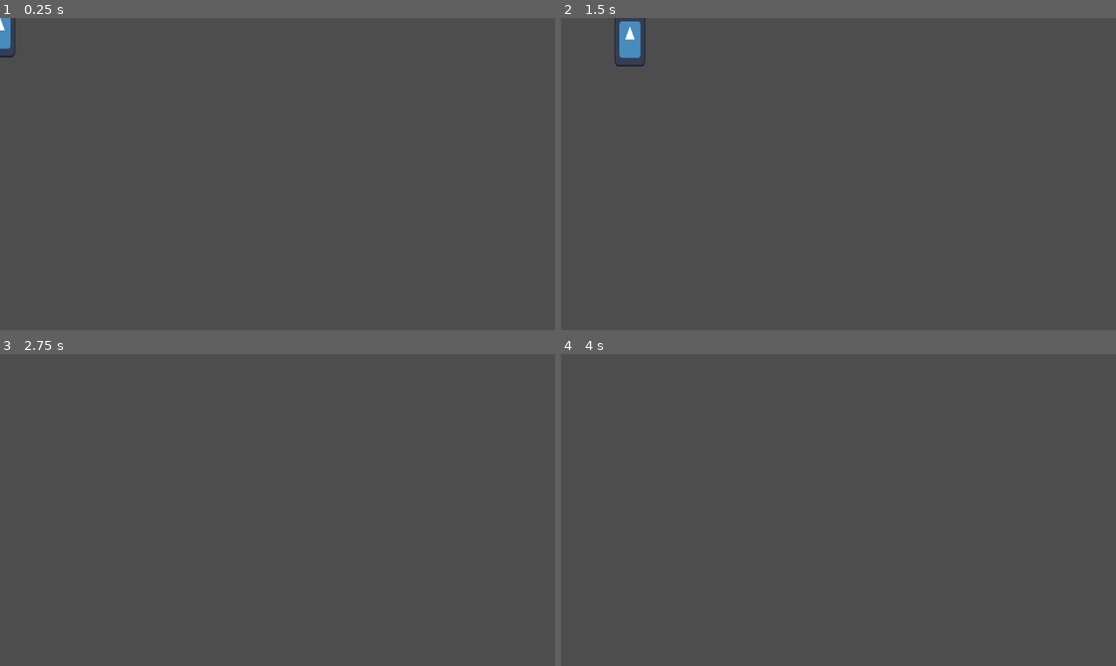
Above: before the commit, frames 1-4 (two rows, left to right).
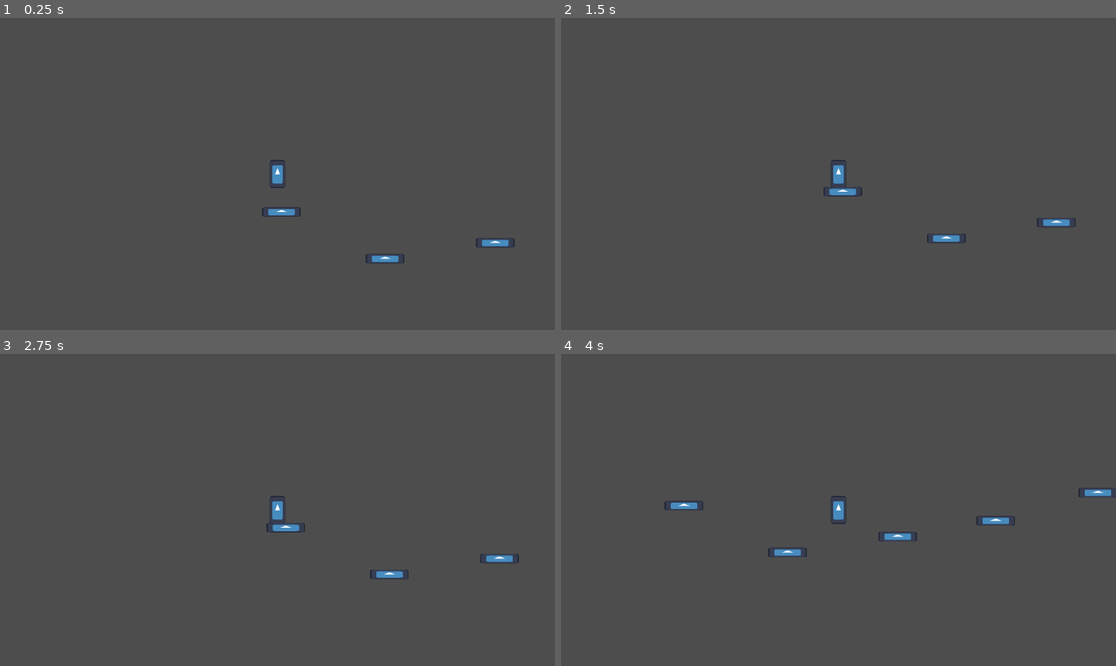
Above: after the commit, the same moments.

Repository: ecclepe-droid/Trippple-Jump
Game: Godot game, scene res://Scenes/level_1.tscn
The game is run twice, just before and just after one commit, with the same random seed, the same clock (stepped at 60 frames per second) and the same inputs. Before the commit the project starts from res://Scenes/player.tscn. The engine's default icon, where the game draws it, is replaced by a stand-in: a white triangle on a blue panel in a dark square.
Inputs:
- Up to frame 1 (0.25 s): no input
- Up to frame 2 (1.5 s): hold D (right) 0.53-1.28 s; hold Space (jump) 0.53-1.28 s; tap S (Sprint) at 0.6 s; hold A (left) from 1.28 s (still down); tap Space (jump) at 1.35 s
- Up to frame 3 (2.75 s): tap Space (jump) at 1.52, 1.82 s; tap S (Sprint) at 1.55, 2.1 s; release A (left) at 2.03 s; hold D (right) from 2.03 s (still down); hold Space (jump) from 2.03 s (still down)
- Up to frame 4 (4 s): tap Enter at 2.75 s; release Space (jump) at 2.78 s; tap S (Sprint) at 2.85 s; tap Space (jump) at 3.02, 3.32 s; release D (right) at 3.53 s; hold A (left) from 3.53 s (still down); hold Space (jump) from 3.53 s (still down)

The runs differ from the first frame. In frame 1, 0.8% of the frame differs, in the area x 0-93%, y 0-79%; in frame 2, 1.1%, in the area x 9-93%, y 0-73%; in frame 3, 0.5%; in frame 4, 0.8%.

Commit message:
on platform jump restrictions (you can no longer jump in the air)

Diff:
--- /dev/null
+++ b/triple-jump/Scenes/basic_platform.tscn
@@ -0,0 +1,16 @@
+[gd_scene format=3 uid="uid://dvj16bhyfxky"]
+
+[ext_resource type="Texture2D" uid="uid://diux8qs5hy2hx" path="res://Sprites/icon.svg" id="1_abi2v"]
+
+[sub_resource type="RectangleShape2D" id="RectangleShape2D_u84qy"]
+size = Vector2(159, 39)
+
+[node name="BasicPlatform" type="StaticBody2D" unique_id=1817769373]
+
+[node name="BasicPlatformSprite" type="Sprite2D" parent="." unique_id=81218419]
+position = Vector2(0, -9.536743e-07)
+scale = Vector2(1.25, 0.3125)
+texture = ExtResource("1_abi2v")
+
+[node name="BasicPlatformCollision" type="CollisionShape2D" parent="." unique_id=119782888]
+shape = SubResource("RectangleShape2D_u84qy")
--- a/triple-jump/Scenes/level_1.tscn
+++ b/triple-jump/Scenes/level_1.tscn
@@ -1,7 +1,34 @@
 [gd_scene format=3 uid="uid://3gci688daict"]
 
 [ext_resource type="PackedScene" uid="uid://c1wogva383brd" path="res://Scenes/player.tscn" id="1_vk57k"]
+[ext_resource type="PackedScene" uid="uid://dvj16bhyfxky" path="res://Scenes/basic_platform.tscn" id="2_8ffim"]
 
 [node name="Level-1" type="Node2D" unique_id=958286223]
 
 [node name="Player" parent="." unique_id=2042348883 instance=ExtResource("1_vk57k")]
+
+[node name="Platforms" type="Node2D" parent="." unique_id=1580481580]
+
+[node name="BasicPlatform" parent="Platforms" unique_id=1817769373 instance=ExtResource("2_8ffim")]
+position = Vector2(17, 206)
+
+[node name="BasicPlatform2" parent="Platforms" unique_id=1543017376 instance=ExtResource("2_8ffim")]
+position = Vector2(447, 400)
+
+[node name="BasicPlatform3" parent="Platforms" unique_id=111424183 instance=ExtResource("2_8ffim")]
+position = Vector2(904, 334)
+
+[node name="BasicPlatform4" parent="Platforms" unique_id=701701379 instance=ExtResource("2_8ffim")]
+position = Vector2(1311, 268)
+
+[node name="BasicPlatform5" parent="Platforms" unique_id=1637350469 instance=ExtResource("2_8ffim")]
+position = Vector2(1735, 152)
+
+[node name="BasicPlatform6" parent="Platforms" unique_id=1526124928 instance=ExtResource("2_8ffim")]
+position = Vector2(2489, 339)
+
+[node name="BasicPlatform7" parent="Platforms" unique_id=828903772 instance=ExtResource("2_8ffim")]
+position = Vector2(2978, 305)
+
+[node name="BasicPlatform8" parent="Platforms" unique_id=288174601 instance=ExtResource("2_8ffim")]
+position = Vector2(3372, 222)
--- a/triple-jump/Scenes/player.tscn
+++ b/triple-jump/Scenes/player.tscn
@@ -16,3 +16,8 @@
 
 [node name="PlayerCollisionShape" type="CollisionShape2D" parent="." unique_id=869215869]
 shape = SubResource("CapsuleShape2D_cvnsp")
+
+[node name="Camera2D" type="Camera2D" parent="." unique_id=139038595]
+zoom = Vector2(0.5, 0.5)
+
+[node name="SprintTimer" type="Timer" parent="." unique_id=616585874]
--- a/triple-jump/Scripts/player.gd
+++ b/triple-jump/Scripts/player.gd
@@ -1,42 +1,64 @@
 extends CharacterBody2D
 
 var speed = 0 # the player's speed
-var max_speed = 5 # the player's max speed
-var acceleration = 0.1 # the player's acceleration
-var gravitational_force = 1 # the ammount of gravity
+var max_speed = 10 # the player's max speed
+var acceleration = 0.04 # the player's acceleration
+var gravitational_force = 2 # the ammount of gravity
 var gravity = 0 # the speed at whitch the player falls: -1 is up and 1 is down
-var sprint_unlocked = false
-var on_platform = false
+var sprint_unlocked = true
+var on_floor = false
+var movement = false
 
 func _process(delta: float) -> void:
+	if (position.y >= 500):
+		reset_momentum_and_position()
+	if(Input.is_action_just_pressed("Respawn")):
+		reset_momentum_and_position()
+	fall() # triggers fall function
 	move() # triggers move function
-	fall() # triggers fall function
+	on_floor = false
+func move(): # allows the player to move left and right || use speed and acceleration for left/right movement
+	move_and_collide(Vector2(speed,0))
 
-func move(): # allows the player to move left and right || use speed and acceleration for left/right movement
-	if Input.is_action_pressed("left"):
+	if Input.is_action_pressed("left")&&(on_floor == true):
 		speed -= acceleration # accelerates player left
-		self.position += Vector2(speed,0)
-	elif(speed<0-acceleration):
-		speed += acceleration
+		movement = true
+	if Input.is_action_pressed("right")&&(on_floor == true):
+		speed += acceleration # accelerates player right
+		movement = true
 
-		pass
-	if Input.is_action_pressed("right"):
-		speed += acceleration
-		self.position += Vector2(speed,0)
-	elif(speed>0+acceleration):
-		speed -= acceleration
+	if (movement==false)&&(on_floor == true):
+		decelerate()
+	else:
+		movement = false
+
 	if(speed>max_speed):
-		speed = max_speed
-	if(speed<max_speed*-1):
-		speed = max_speed*-1
-	if Input.is_action_just_pressed("Sprint")&&sprint_unlocked==true:
+		speed = max_speed # stops player from going above 10 speed
+	elif(speed<max_speed*-1):
+		speed = max_speed*-1 # stops player from going below -10 speed
+
+	if Input.is_action_just_pressed("Sprint")&&sprint_unlocked==true&&on_floor==true:
 		speed = max_speed
 
 func fall(): # allows the player to move up and down || use gravity for the falling and jumping
 	gravity += 0.2 * gravitational_force
-	self.position += Vector2(0,gravity)
-	if (self.collision_layer): #make collision work
-		pass
-	if Input.is_action_pressed("jump"): #&&on_platform==true
-		gravity -= 0.5
-		on_platform = false
+	var collision = move_and_collide(Vector2(0,gravity))
+	if collision:
+		gravity = 0
+		on_floor = true
+	if Input.is_action_just_pressed("jump")&&on_floor == true:
+		gravity -= 10
+		on_floor = false
+
+func reset_momentum_and_position():
+	gravity = 0
+	speed = 0
+	position = Vector2 (0,0)
+	movement = false
+	print("You Died")
+
+func decelerate():
+	if(speed>0+acceleration):
+		speed -= acceleration # accelerates player left until speed = 0
+	elif(speed<0-acceleration):
+		speed += acceleration # accelerates player right until speed = 0
--- a/triple-jump/project.godot
+++ b/triple-jump/project.godot
@@ -11,7 +11,7 @@
 [application]
 
 config/name="Triple Jump"
-run/main_scene="uid://c1wogva383brd"
+run/main_scene="uid://3gci688daict"
 config/features=PackedStringArray("4.6", "Mobile")
 config/icon="res://Sprites/icon.svg"
 
@@ -57,6 +57,13 @@
 , Object(InputEventKey,"resource_local_to_scene":false,"resource_name":"","device":-1,"window_id":0,"alt_pressed":false …(186 unchanged characters)…
 ]
 }
+Respawn={
+"deadzone": 0.2,
+"events": [Object(InputEventKey,"resource_local_to_scene":false,"resource_name":"","device":-1,"window_id":0,"alt_pressed":false,"shift_pressed":false,"ctrl_pressed":false,"meta_pressed":false,"pressed":false,"keycode":0,"physical_keycode":82,"key_label":0,"unicode":114,"location":0,"echo":false,"script":null)
+, Object(InputEventKey,"resource_local_to_scene":false,"resource_name":"","device":-1,"window_id":0,"alt_pressed":false,"shift_pressed":false,"ctrl_pressed":false,"meta_pressed":false,"pressed":false,"keycode":0,"physical_keycode":4194305,"key_label":0,"unicode":0,"location":0,"echo":false,"script":null)
+, Object(InputEventKey,"resource_local_to_scene":false,"resource_name":"","device":-1,"window_id":0,"alt_pressed":false,"shift_pressed":false,"ctrl_pressed":false,"meta_pressed":false,"pressed":false,"keycode":0,"physical_keycode":4194308,"key_label":0,"unicode":0,"location":0,"echo":false,"script":null)
+]
+}
 
 [physics]
 
